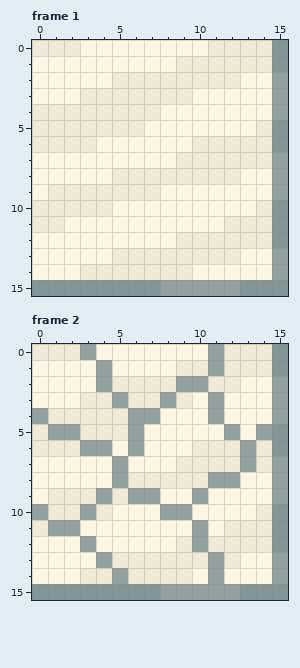
Pixel-art file, stored at assets/stones.aseprite. The first picture shows the starting point.
16x16 pixels, 4 frames. Shown: frame 1, frame 2. The commit also changed other frames, which this record leaves out.
The result:
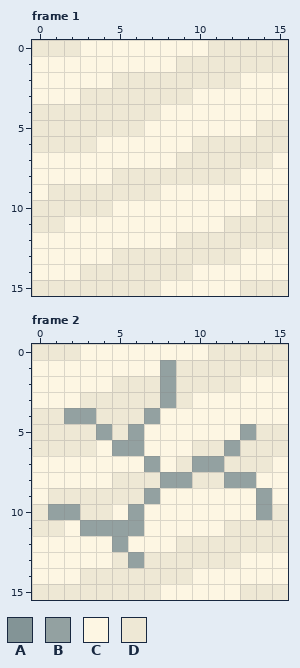
Palette (. is transparent): A #839496  B #93a1a1  C #fdf6e3  D #eee8d5
Changes in this commit:
Frame 1:
The author changed colour B to colour C in rows 2 to 4 at x 15; in rows 7 to 9 at x 15; in rows 13 to 14 at x 15; in row 15 at x 8 to 12.
The author changed colour A to colour D in rows 0 to 1 at x 15; in rows 5 to 6 at x 15; in rows 10 to 12 at x 15; in row 15 at x 0 to 7 and 13 to 15.
Frame 2:
The author changed colour C to colour B in row 1 at x 8; in row 5 at x 13; in row 6 at x 5; in row 7 at x 7; in row 8 at x 13; in row 9 at x 14.
The author changed colour C to colour B in row 10 at x 6; in row 11 at x 3 to 6; in row 12 at x 5.
The author changed colour D to colour B in row 2 at x 8; in row 4 at x 2 to 3; in row 5 at x 4; in row 6 at x 12; in row 7 at x 10 to 11; in row 8 at x 8 to 9.
The author changed colour D to colour B in row 10 at x 1 to 2 and 14; in row 13 at x 6.
The author changed colour B to colour C in row 0 at x 3; in row 1 at x 4; in row 2 at x 4 and 15; in rows 3 to 4 at x 11 and 15; in row 5 at x 12; in row 6 at x 4.
The author changed colour B to colour C in row 7 at x 5 and 15; in row 8 at x 15; in row 9 at x 10 and 15; in row 10 at x 8 to 9; in row 11 at x 2 and 10; in row 12 at x 3.
The author changed colour B to colour C in row 13 at x 4 and 15; in row 14 at x 11 and 15; in row 15 at x 8 to 12.
The author changed colour A to colour D in rows 0 to 1 at x 15; in rows 5 to 6 at x 15; in rows 10 to 12 at x 15; in row 15 at x 0 to 7 and 13 to 15.
The author changed colour B to colour D in rows 0 to 1 at x 11; in row 2 at x 9 to 10; in row 3 at x 5; in row 4 at x 0 and 6; in row 5 at x 1 to 2 and 14; in row 6 at x 3 and 13.
The author changed colour B to colour D in row 7 at x 13; in row 8 at x 5 and 11; in row 9 at x 4 and 6; in row 10 at x 0 and 3; in row 11 at x 1; in row 12 at x 10.
The author changed colour B to colour D in row 13 at x 11; in row 14 at x 5.
Pixel boxes of the changes (left, top, right, bottom) in both pictures:
changed: (32, 40, 288, 296)
changed: (32, 344, 288, 600)
